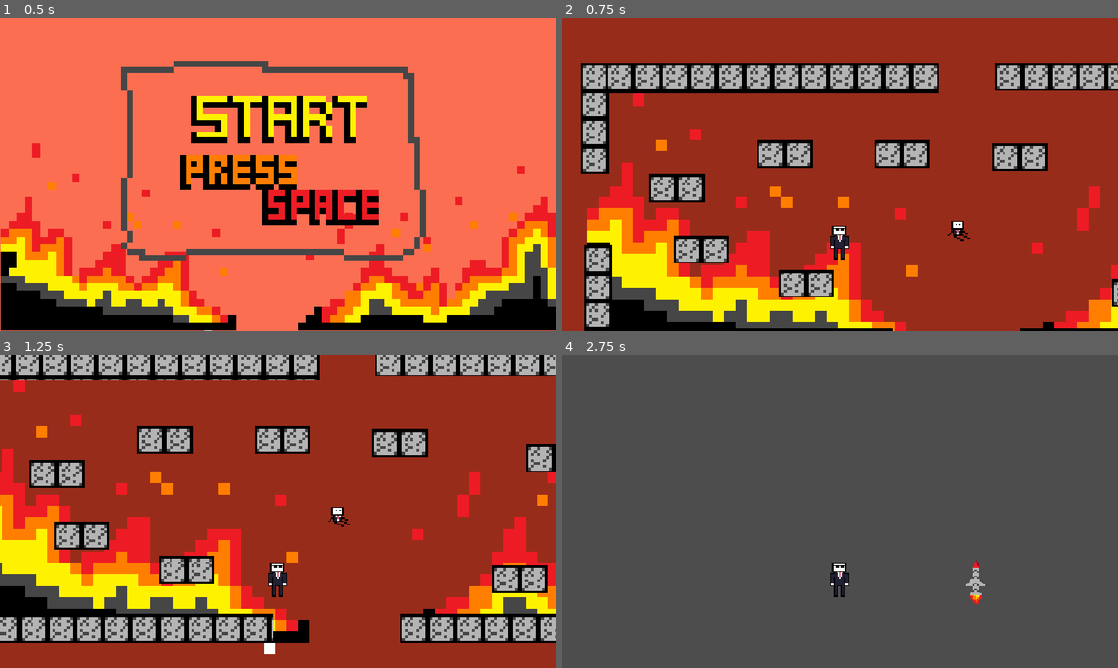
Above: before the commit, frames 1-4 (two rows, left to right).
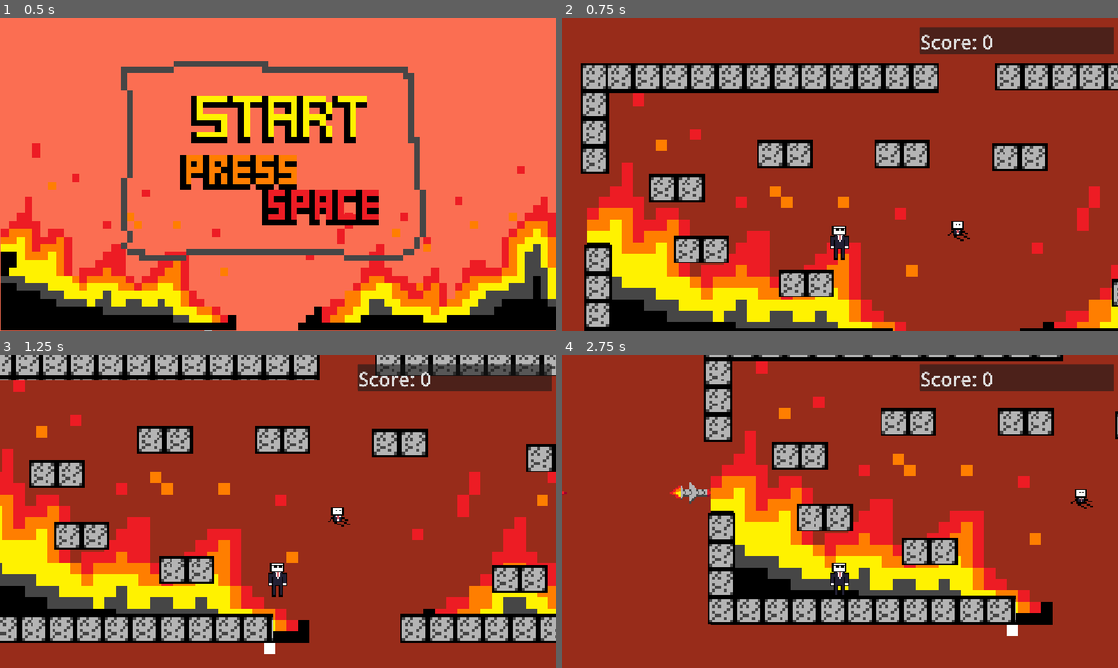
Above: after the commit, the same moments.

Repository: t0Ph4TT3R/Jame-Gam-Game-Jam-Game
Game: Godot game, scene res://Scenes/main_menu.tscn
Two runs of this game, one before a commit and one after it. Both use one fixed random seed, a clock stepped at 60 frames per second and the inputs below. The engine's default icon, where the game draws it, is replaced by a stand-in: a white triangle on a blue panel in a dark square.
Inputs:
- Up to frame 1 (0.5 s): no input
- Up to frame 2 (0.75 s): tap Enter at 0.5 s; hold D (move_right) from 0.53 s (still down); tap Space (select) at 0.6 s
- Up to frame 3 (1.25 s): keep holding D (move_right); tap W (jump) at 0.77, 0.8, 1.07 s
- Up to frame 4 (2.75 s): tap W (jump) at 1.35, 1.52, 1.82, 2.3 s; tap Space (select) at 1.55 s; release D (move_right) at 2.03 s; hold A (move_left) from 2.03 s (still down); tap Shift (dash) at 2.1 s

Frame 1 is identical in both runs. In frame 2, 3.0% of the frame differs, in the area x 64-100%, y 2-12%; in frame 3, 2.8%; in frame 4, 96%, in the area x 0-100%, y 0-100%.

Commit message:
Added finished release files

Diff:
--- a/Scenes/game.tscn
+++ b/Scenes/game.tscn
@@ -4,6 +4,7 @@
 [ext_resource type="PackedScene" uid="uid://dm8ffv2uy8kjq" path="res://Scenes/player.tscn" id="2_wrm1d"]
 [ext_resource type="Texture2D" uid="uid://bbmjwnwhsf1n5" path="res://Assets/stoneblock.png" id="3_i6g32"]
 [ext_resource type="PackedScene" uid="uid://bubjjq2bxyoc4" path="res://Scenes/innocent.tscn" id="4_3dryh"]
+[ext_resource type="Script" uid="uid://0qixurq712sa" path="res://Scripts/score.gd" id="5_1l0tm"]
 [ext_resource type="Texture2D" uid="uid://dauuu0d6mwnrq" path="res://Assets/firestart.png" id="6_1l0tm"]
 [ext_resource type="PackedScene" uid="uid://drlb38b65cenq" path="res://Scenes/projectile.tscn" id="6_i6g32"]
 
@@ -246,6 +247,7 @@
 texture = ExtResource("6_1l0tm")
 
 [node name="Ground" type="TileMapLayer" parent="Terrain" unique_id=596506812]
+unique_name_in_owner = true
 z_index = 2
 tile_map_data = PackedByteArray("AACG/wcAAAAEAAIAAACG/wgAAAAEAAIAAACG/wkAAAAEAAIAAACG/woAAAAEAAIAAACG/wsAAAAEAAIAAACH/w …(118624 unchanged characters)…
 tile_set = SubResource("TileSet_4e2jx")
@@ -253,14 +255,15 @@
 [node name="Background" type="TileMapLayer" parent="Terrain" unique_id=1923879051]
 
 [node name="ColorRect" type="ColorRect" parent="Terrain" unique_id=2007047058]
-offset_left = -3231.9998
-offset_top = -1839.9999
-offset_right = -3191.9998
-offset_bottom = -1799.9999
+offset_left = -12894.001
+offset_top = -9853.001
+offset_right = -12842.266
+offset_bottom = -9657.385
 scale = Vector2(828.00275, 70.720245)
 color = Color(0.654902, 0.14901961, 0.0627451, 0.8352941)
 
 [node name="Player" parent="." unique_id=654473860 instance=ExtResource("2_wrm1d")]
+unique_name_in_owner = true
 z_index = 3
 position = Vector2(-684, -363)
 
@@ -268,6 +271,14 @@
 position = Vector2(3, -346)
 scale = Vector2(0.4615992, 1.95362)
 zoom = Vector2(0.4, 0.4)
+
+[node name="TextEdit" type="TextEdit" parent="Player" unique_id=1047698860]
+offset_left = 415.0
+offset_top = -1107.0
+offset_right = 1424.0
+offset_bottom = -969.0
+text = "Score: "
+script = ExtResource("5_1l0tm")
 
 [node name="Innocent" parent="." unique_id=279271102 instance=ExtResource("4_3dryh")]
 unique_name_in_owner = true
--- a/Scenes/innocent.tscn
+++ b/Scenes/innocent.tscn
@@ -5,7 +5,7 @@
 [sub_resource type="CircleShape2D" id="CircleShape2D_4pdhp"]
 radius = 63.126858
 
-[node name="Innocent" type="Area2D" unique_id=1046534098]
+[node name="Innocent" type="CharacterBody2D" unique_id=19934699]
 
 [node name="CollisionShape2D" type="CollisionShape2D" parent="." unique_id=1745963309]
 shape = SubResource("CircleShape2D_4pdhp")
--- a/Scenes/projectile.tscn
+++ b/Scenes/projectile.tscn
@@ -1,6 +1,7 @@
 [gd_scene format=3 uid="uid://drlb38b65cenq"]
 
 [ext_resource type="Script" uid="uid://cacd35pf1drri" path="res://Scripts/projectile.gd" id="1_f8cdk"]
+[ext_resource type="Script" uid="uid://cg4crd0o451d0" path="res://Scripts/collision1.gd" id="2_tl4hk"]
 [ext_resource type="Texture2D" uid="uid://8xuioc65ybex" path="res://Assets/rocket.png" id="2_yr2qt"]
 
 [sub_resource type="CapsuleShape2D" id="CapsuleShape2D_tl4hk"]
@@ -11,7 +12,7 @@
 radius = 36.0
 height = 220.0
 
-[node name="Projectile" type="AnimatableBody2D" unique_id=1870264944]
+[node name="Projectile" type="AnimatableBody2D" unique_id=365217838]
 script = ExtResource("1_f8cdk")
 move_direction = "right"
 
@@ -21,6 +22,7 @@
 shape = SubResource("CapsuleShape2D_tl4hk")
 
 [node name="Area2D" type="Area2D" parent="." unique_id=2121985631]
+script = ExtResource("2_tl4hk")
 
 [node name="CollisionShape2D" type="CollisionShape2D" parent="Area2D" unique_id=949819609]
 position = Vector2(-436, -1)
@@ -34,4 +36,5 @@
 texture = ExtResource("2_yr2qt")
 
 [connection signal="area_entered" from="Area2D" to="." method="_on_area_2d_area_entered"]
+[connection signal="body_entered" from="Area2D" to="Area2D" method="_on_body_entered"]
 [connection signal="body_entered" from="Area2D" to="." method="_on_area_2d_body_entered"]
--- /dev/null
+++ b/Scenes/win.tscn
@@ -0,0 +1,32 @@
+[gd_scene format=3 uid="uid://cyjfx1b6k6dpi"]
+
+[ext_resource type="Texture2D" uid="uid://dauuu0d6mwnrq" path="res://Assets/firestart.png" id="1_j84t1"]
+
+[node name="Win" type="Node2D" unique_id=947916016]
+
+[node name="ColorRect" type="ColorRect" parent="." unique_id=1725105528]
+offset_left = 8.0
+offset_top = 5.0
+offset_right = 1928.0
+offset_bottom = 1085.0
+color = Color(0.9825701, 0.43003476, 0.32027578, 1)
+metadata/_edit_use_anchors_ = true
+
+[node name="Firestart" type="Sprite2D" parent="ColorRect" unique_id=522940125]
+position = Vector2(-378, -730.00006)
+scale = Vector2(1.35, 1.35)
+texture = ExtResource("1_j84t1")
+centered = false
+
+[node name="TextEdit" type="TextEdit" parent="." unique_id=1764855340]
+offset_left = 542.0
+offset_top = 230.0
+offset_right = 1448.0
+offset_bottom = 561.0
+theme_override_font_sizes/font_size = 100
+text = "		 You Win!
+ Reload to Restart"
+
+[node name="Camera2D" type="Camera2D" parent="." unique_id=558044965]
+anchor_mode = 0
+zoom = Vector2(0.6, 0.6)
--- a/Scripts/collision1.gd
+++ b/Scripts/collision1.gd
@@ -10,6 +10,7 @@
 func _process(delta: float) -> void:
 	pass
 
-func _on_area_entered(body) -> void:
-	if body.has_method("innocent"):
+func _on_body_entered(body: Node2D) -> void:
+	if body.name == "Innocent":
 		global.game_over = true
+		print(global.game_over)
--- a/Scripts/game.gd
+++ b/Scripts/game.gd
@@ -1,7 +1,7 @@
 extends Node
 
 var game_over = false
-
+var score = 0
 var missile = preload("res://Scenes/projectile.tscn").instantiate()
 
 # Called when the node enters the scene tree for the first time.
@@ -12,9 +12,11 @@
 # Called every frame. 'delta' is the elapsed time since the previous frame.
 func _process(delta: float) -> void:
 	if game_over:
+		print("game_over")
 		get_tree().change_scene_to_file("res://Scenes/game.tscn")
-		print("gam over")
-	#for missile.missileID in missiles:
-
+		score = 0
+		game_over = false
 	if Input.is_action_just_pressed("select") and get_tree().get_current_scene().name == "game":
 		pass
+	if score >= 12:
+		get_tree().change_scene_to_file("res://Scenes/win.tscn")
--- a/Scripts/innocent.gd
+++ b/Scripts/innocent.gd
@@ -1,13 +1,49 @@
 extends CharacterBody2D
 
-func innocent():
-	pass
 
-# Called when the node enters the scene tree for the first time.
-func _ready() -> void:
-	pass # Replace with function body.
+const normal_speed = 600.0
+var speed = normal_speed
+const JUMP_VELOCITY = -2000.0
+var facing_right = true
+var nodes = $".".get_children()
+var highest = 0
+var node_h = null
+var position_d_x = null
+var position_d_y = null
 
+func _process(delta: float) -> void:
+	facing_right = true
+func _physics_process(delta: float) -> void:
+	# Add the gravity.
+	if not is_on_floor():
+		velocity += get_gravity() * delta * 1.5
+	for node in nodes:
+		if "danger_level" in node:
+			if node.danger_level > highest:
+				highest = node.danger_level
+				node_h = node
+				var position_d_y = node.global_position.y
+				var position_d_x = node.global_position.x
+	if node_h != null :
+		pass
+	else:
+		return
 
-# Called every frame. 'delta' is the elapsed time since the previous frame.
-func _process(delta: float) -> void:
-	pass
+	if $Innocent.global_position[1] < position_d_y:
+		velocity.y = JUMP_VELOCITY
+	# for x in dangerous_away_from_player; find largest number; while !gameover; if y_val_targest > y_val_innocent; jump(); move_right();
+
+	# Handle jump.
+	#if Input.is_action_just_pressed("jump") and is_on_floor():
+	#	velocity.y = JUMP_VELOCITY
+
+	# Get the input direction and handle the movement/deceleration.
+	# As good practice, you should replace UI actions with custom gameplay actions.
+	#var direction := Input.get_axis("move_left", "move_right")
+	#if direction:
+	#	velocity.x = direction * speed
+		#$AnimatedSprite2d =
+	#else:
+	#	velocity.x = move_toward(velocity.x, 0, speed)
+
+	move_and_slide()
--- a/Scripts/player.gd
+++ b/Scripts/player.gd
@@ -8,6 +8,8 @@
 var air_dash = false
 
 var facing_right = true
+@onready var player2: CharacterBody2D = %Player
+
 
 func player():
 	pass
@@ -59,6 +61,13 @@
 	if is_on_floor():
 		air_dash = false
 
+	var player_x = player2.global_position.x
+	var player_y = player2.global_position.y
+	if player_x < -3000 or player_x > 3500:
+		global.game_over = true
+	elif player_y > 1000 or player_y < -1917:
+		global.game_over = true
+
 	move_and_slide()
 
 
--- a/Scripts/projectile.gd
+++ b/Scripts/projectile.gd
@@ -1,4 +1,4 @@
-class_name Projectiles extends Node2D
+class_name Projectiles extends AnimatableBody2D
 
 @export var danger_level: int = 5
 @export var move_direction: String
@@ -36,8 +36,17 @@
 		print("im ded")
 		#global.missile.gone = true
 		queue_free()
+		global.score +=1
 
 
 func _on_area_2d_area_entered(area: Area2D) -> void:
 	if area.has_method("innocent"):
 		global.game_over = true
+
+
+func _on_body_entered(body: Node2D) -> void:
+	if body.name == "Innocent":
+		global.game_over = true
+		print(global.game_over)
+	else:
+		global.score+=1
--- /dev/null
+++ b/Scripts/score.gd
@@ -0,0 +1,13 @@
+extends TextEdit
+
+@onready var text_edit: TextEdit = $TextEdit
+
+# Called when the node enters the scene tree for the first time.
+func _ready() -> void:
+	pass # Replace with function body.
+
+
+# Called every frame. 'delta' is the elapsed time since the previous frame.
+func _process(delta: float) -> void:
+	add_theme_font_size_override("font_size", 100)
+	text = "Score: " + str(global.score)
Not shown, added: Scripts/score.gd.uid
Not shown, added: releases.zip
